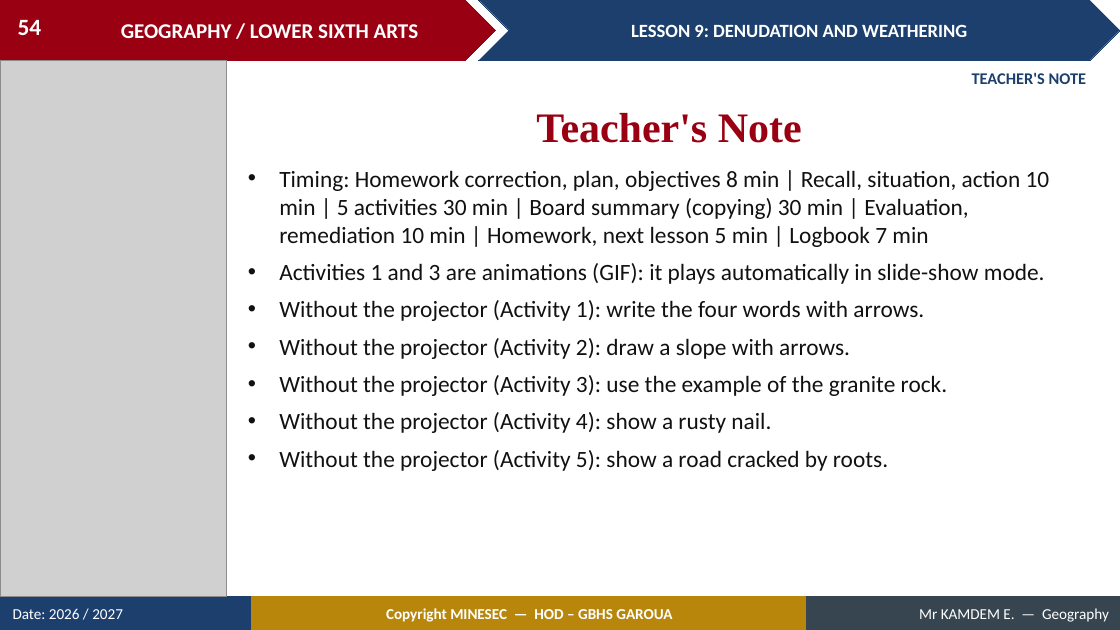
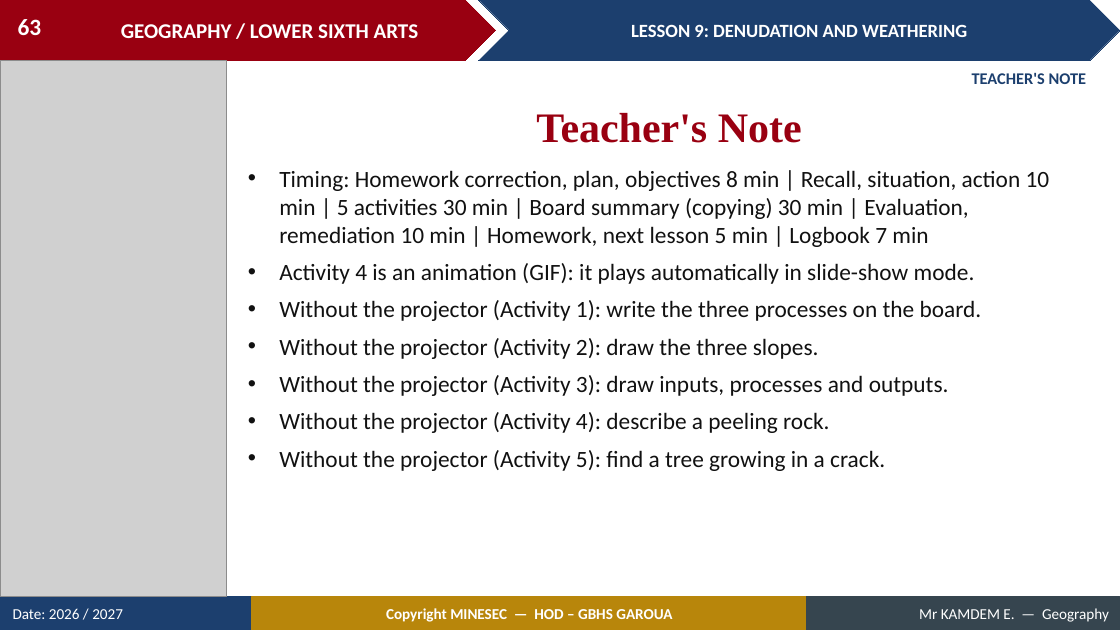
Before and after one commit to Berthautk/linea-github, a slide deck: slide 63 of lecons/LSA/Geomorphology/11_LSA_GEOMO_L09_Denudation_and_Weathering.pptx (slide 54 before the commit). Drawn at 1120x630 pixels with LibreOffice and Linux fonts; fonts in the diff are those of the drawing; grey boxes stand for pictures. Boxes give left, top, right and bottom in pixels: in the first picture for what was removed or moved away, otherwise in the second. Text is boxed around its words. In the diff, an @@ line names an element or a change of style, - is before the commit and + after.

```diff
--- a/lecons/LSA/Geomorphology/11_LSA_GEOMO_L09_Denudation_and_Weathering.pptx
+++ b/lecons/LSA/Geomorphology/11_LSA_GEOMO_L09_Denudation_and_Weathering.pptx
@@ page number at [18, 19, 42, 35]: text changed @@
-54
+63
@@ text at [279, 263, 982, 471]: text changed @@
-• Activities 1 and 3 are animations (GIF): it plays automatically in slide-show mode.
-• Without the projector (Activity 1): write the four words with arrows.
-• Without the projector (Activity 2): draw a slope with arrows.
-• Without the projector (Activity 3): use the example of the granite rock.
-• Without the projector (Activity 4): show a rusty nail.
-• Without the projector (Activity 5): show a road cracked by roots.
+• Activity 4 is an animation (GIF): it plays automatically in slide-show mode.
+• Without the projector (Activity 1): write the three processes on the board.
+• Without the projector (Activity 2): draw the three slopes.
+• Without the projector (Activity 3): draw inputs, processes and outputs.
+• Without the projector (Activity 4): describe a peeling rock.
+• Without the projector (Activity 5): find a tree growing in a crack.
```
Also in this commit, not shown: 40 other slides changed, 17 slides added, 8 slides removed, 52 other files.
